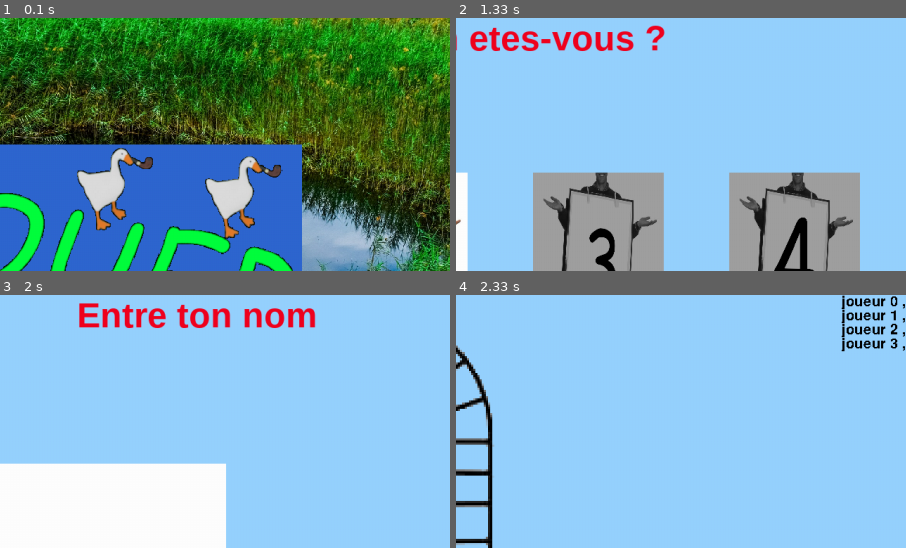
Above: before the commit, frames 1-4 (two rows, left to right).
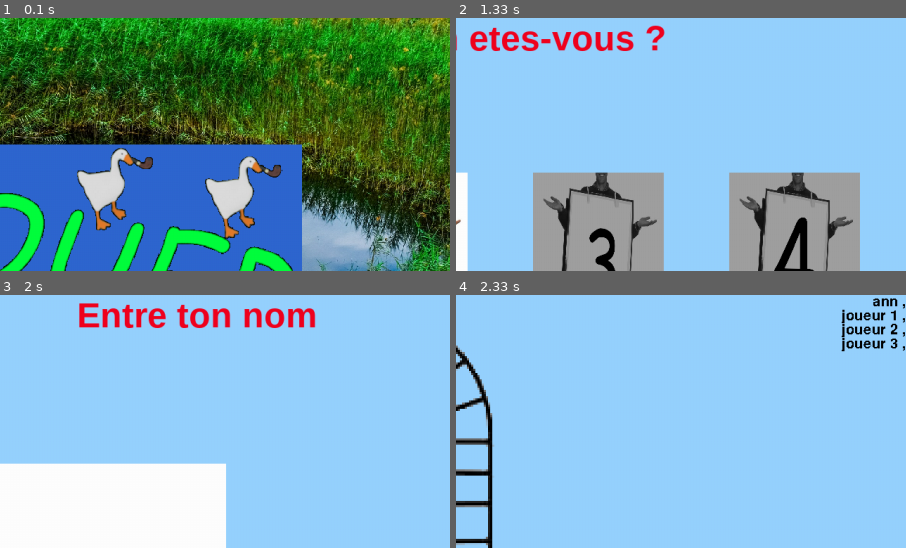
Above: after the commit, the same moments.

Repository: chokinyan/nsi-projet
Game: pygame game, started from projet nsi/projet.py
The game is run twice, just before and just after one commit, with the same random seed, the same clock (stepped at 60 frames per second) and the same inputs.
Inputs (mouse positions are % of the whole screen's width and height, from its top left):
- Up to frame 1 (0.1 s): no input
- Up to frame 2 (1.33 s): click (50, 50) at 0.38 s; click (50, 57) at 0.72 s; click (59, 50) at 1.05 s
- Up to frame 3 (2 s): click (35, 50) at 1.38 s; type "ann" at 1.67 s
- Up to frame 4 (2.33 s): tap Enter at 2 s
The pictures show only the part of the screen within x 41-91%, y 0-50%; the shares and areas given below are measured in that part.

Frames 1-3 are identical in both runs. In frame 4, 0.3% of the frame differs, in the area x 85-99%, y 0-6%.

Commit message:
Update projet.py

Diff:
--- a/projet nsi/projet.py
+++ b/projet nsi/projet.py
@@ -395,6 +395,8 @@
 
             if etat.etat == "choix_nom":
                     if event.key == pyg.K_RETURN and textinp["nom"].focus:
+                        if textinp["nom"].text != '':
+                            joueur[0].nom = textinp["nom"].text
                         pyg.mouse.set_cursor(textinp["nom"].cursor)
                         etat.partie()
 
